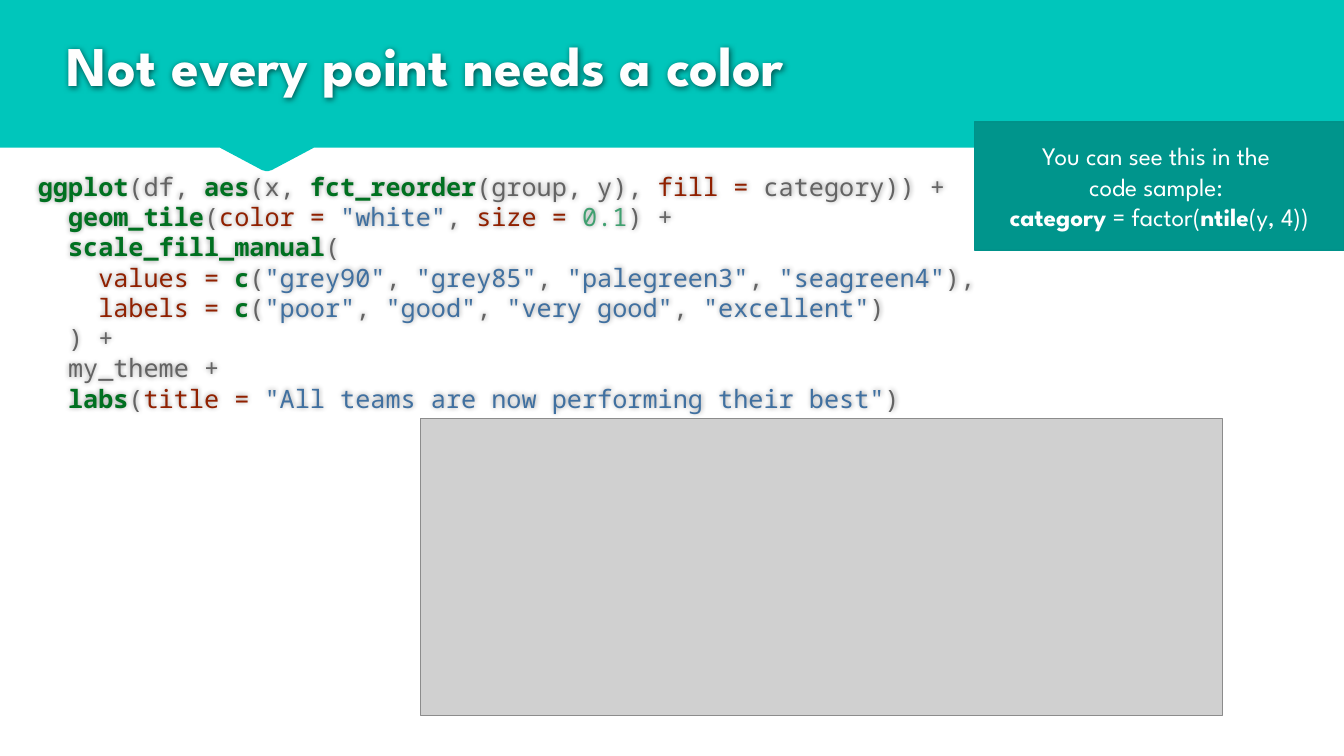
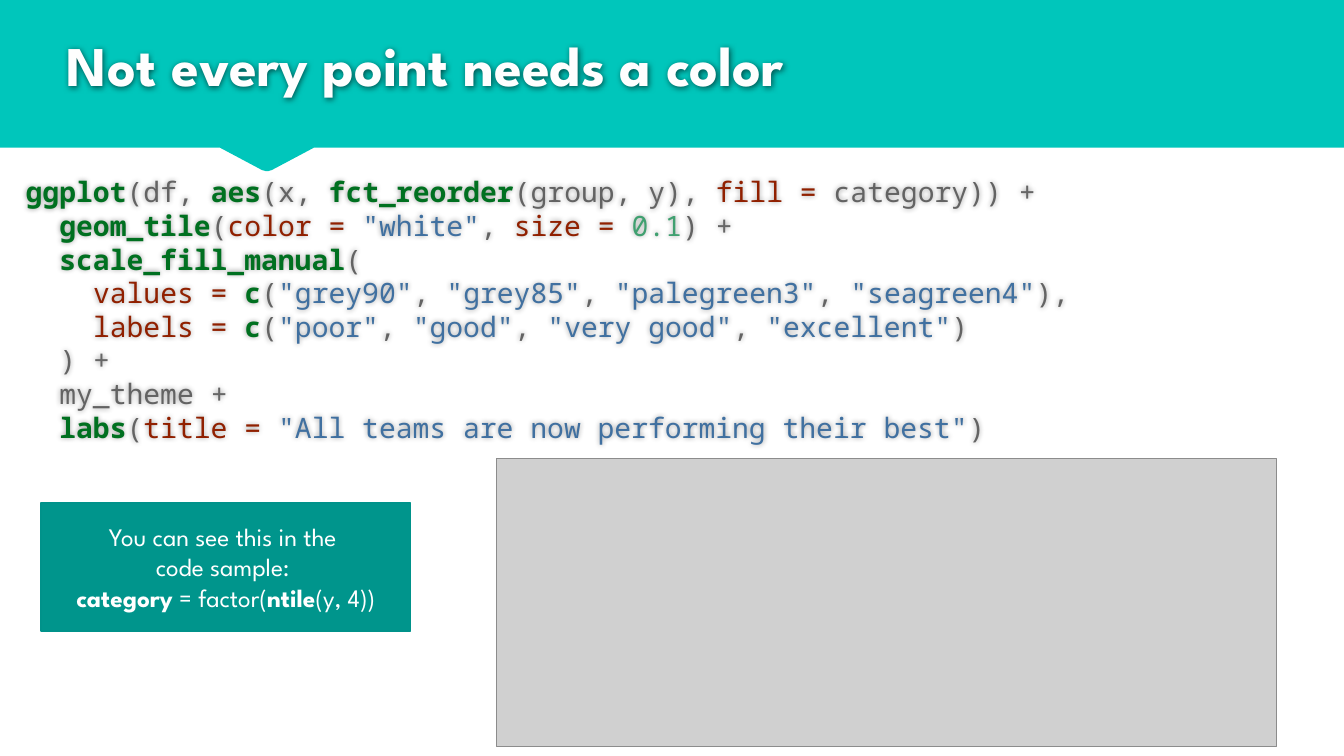
Before and after one commit to rjake/talks-and-presentations, a slide deck: slide 39 of data_viz_2019_06_19.pptx (slide 40 before the commit). Drawn at 1344x756 pixels with LibreOffice and Linux fonts; fonts in the diff are those of the drawing; grey boxes stand for pictures. Boxes give left, top, right and bottom in pixels: in the first picture for what was removed or moved away, otherwise in the second. Text is boxed around its words. In the diff, an @@ line names an element or a change of style, - is before the commit and + after.

Commit message:
Increase font size

```diff
--- a/data_viz_2019_06_19.pptx
+++ b/data_viz_2019_06_19.pptx
@@ text "ggplot(df, aes(x, fct_reorder(group, y), fill ...": place and size @@
-text "ggplot(df, aes(x, fct_reorder(group, y), fill ..." at bbox=[38, 176, 976, 414]
+text "ggplot(df, aes(x, fct_reorder(group, y), fill ..." at bbox=[26, 180, 1069, 445]
@@ text "ggplot(df, aes(x, fct_reorder(group, y), fill ..." at bbox=[26, 180, 1069, 445]: size 18 to 20 pt @@
@@ picture: place and size @@
-picture at bbox=[420, 418, 1223, 715]
+picture at bbox=[496, 459, 1276, 747]
@@ rectangle "You can see this in ...": place and size @@
-rectangle "You can see this in ..." at bbox=[975, 122, 1344, 250]
+rectangle "You can see this in ..." at bbox=[41, 503, 411, 631]
```
Also in this commit, not shown: 36 other slides changed, 1 slide removed.
